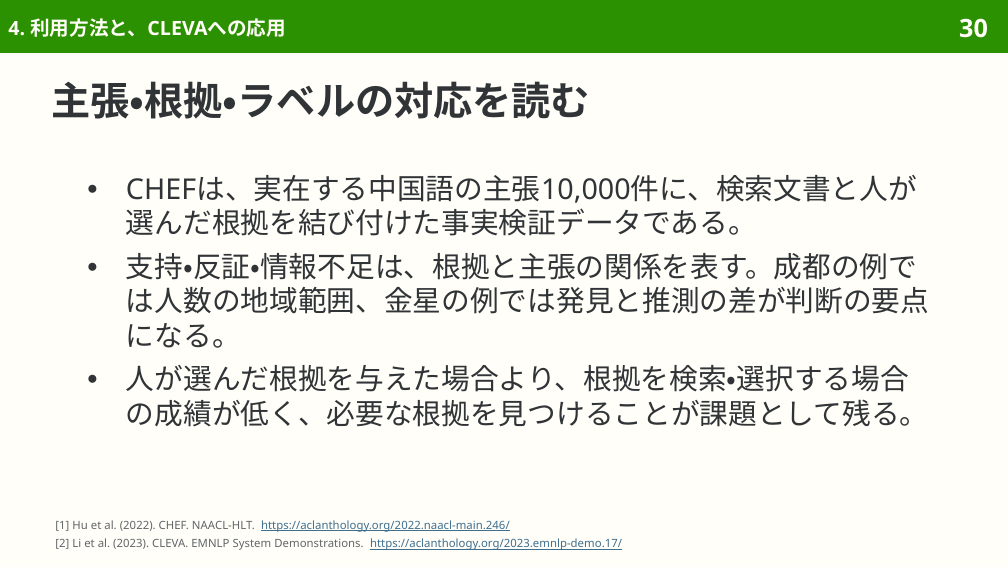
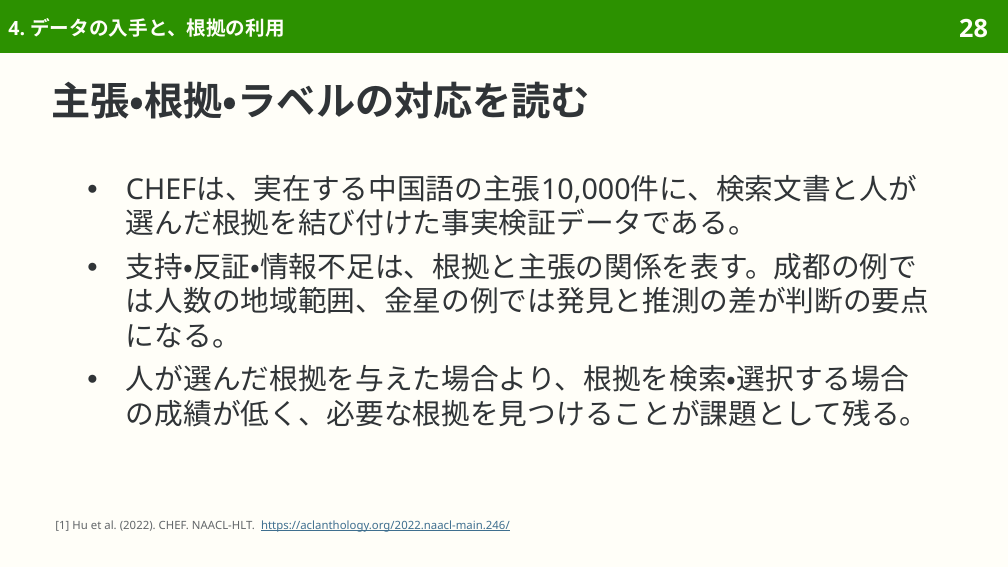
Before and after one commit to sasakiy84/datasets-in-10-minutes, a slide deck: slide 28 of slides/datasets-in-10-minutes-chef.pptx (slide 30 before the commit). Drawn at 1008x567 pixels with LibreOffice and Linux fonts; fonts in the diff are those of the drawing. Boxes give left, top, right and bottom in pixels: in the first picture for what was removed or moved away, otherwise in the second. Text is boxed around its words. In the diff, an @@ line names an element or a change of style, - is before the commit and + after.

```diff
--- a/slides/datasets-in-10-minutes-chef.pptx
+++ b/slides/datasets-in-10-minutes-chef.pptx
@@ title at bbox=[8, 18, 284, 37]: text changed @@
-4. 利用方法と、CLEVAへの応用
+4. データの入手と、根拠の利用
@@ page number at bbox=[959, 18, 988, 38]: text changed @@
-30
+28
@@ text at bbox=[55, 538, 622, 550]: paragraph removed @@
-[2] Li et al. (2023). CLEVA. EMNLP System Demonstrations. https://aclanthology.org/2023.emnlp-demo.17/
```
Also in this commit, not shown: 6 other slides changed, 3 slides removed, 53 other files.
